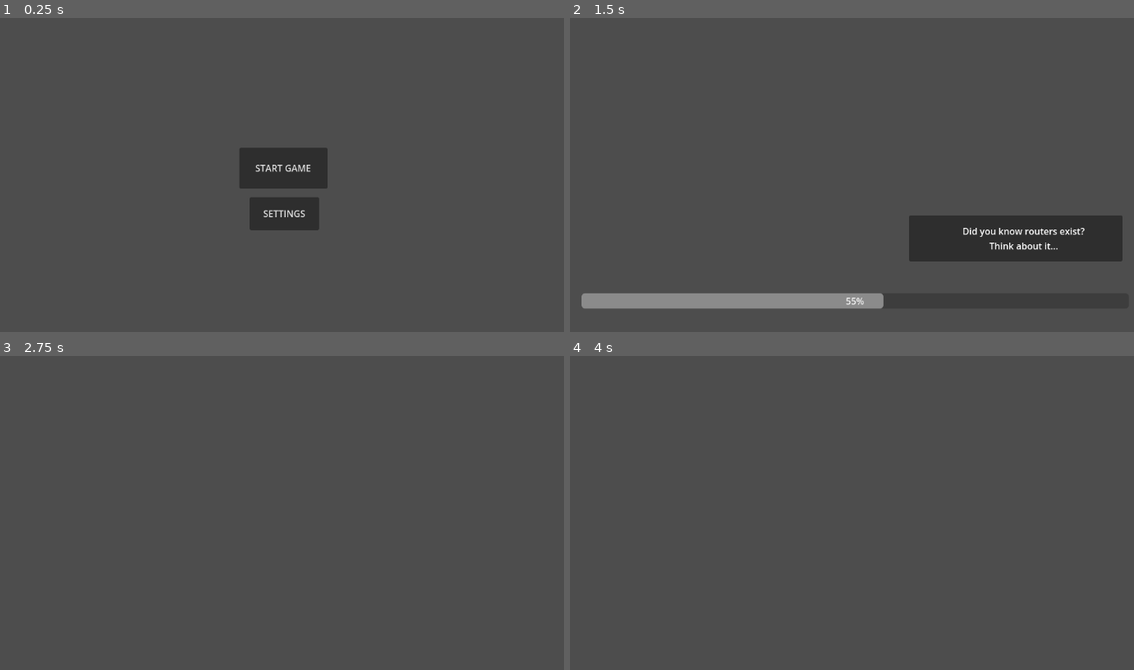
Above: before the commit, frames 1-4 (two rows, left to right).
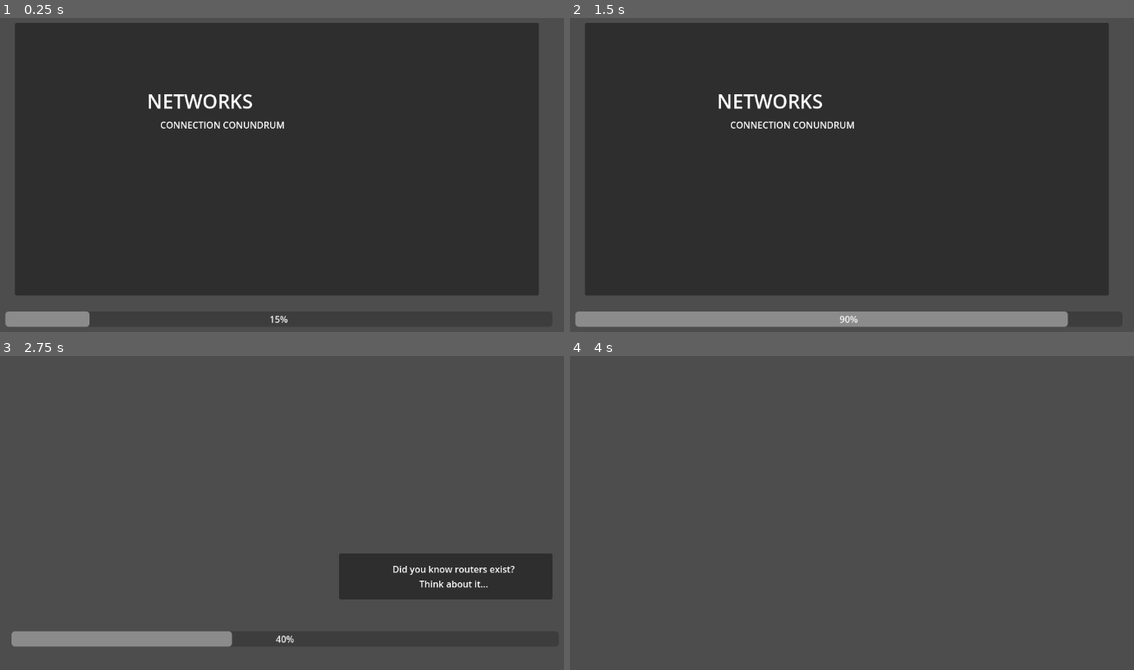
Above: after the commit, the same moments.

Repository: BcubeStudios/Netspace-Game
Game: Godot game, scene res://screens/opening.tscn
Same seed, same stepped clock (60 frames per second), same inputs: the game is played once before the commit and once after it. Before the commit the project starts from res://screens/title_screen.tscn.
Inputs (mouse positions are in pixels of both pictures, inside the frame that each line leads up to):
- Up to frame 1 (0.25 s): no input
- Up to frame 2 (1.5 s): click (852, 168) at 0.5 s, where only the run before the commit has a clickable "START GAME"
- Up to frame 3 (2.75 s): click (282, 506) at 2 s, where only the run after the commit has a clickable "START GAME"
- Up to frame 4 (4 s): no input

The runs differ from the first frame. In frame 1, 78% of the frame differs, in the area x 0-96%, y 1-99%; in frame 2, 82%, in the area x 0-98%, y 1-99%; in frame 3, 7.2%; in frame 4, nothing differs.

Commit message:
fixed global music and added opening scene

Diff:
--- a/GodotWorkspace/project.godot
+++ b/GodotWorkspace/project.godot
@@ -11,7 +11,7 @@
 [application]
 
 config/name="Se-2024-code"
-run/main_scene="res://screens/title_screen.tscn"
+run/main_scene="res://screens/opening.tscn"
 config/features=PackedStringArray("4.2", "GL Compatibility")
 config/icon="res://icon.svg"
 
--- a/GodotWorkspace/screens/credits_screen.tscn
+++ b/GodotWorkspace/screens/credits_screen.tscn
@@ -1,7 +1,7 @@
 [gd_scene load_steps=4 format=3 uid="uid://c7q35l8ctyu0e"]
 
 [ext_resource type="Script" path="res://scripts/creditsLabel.gd" id="1_x4kin"]
-[ext_resource type="Script" path="res://scripts/Button.gd" id="2_5rng6"]
+[ext_resource type="Script" path="res://scripts/button.gd" id="2_5rng6"]
 [ext_resource type="AudioStream" uid="uid://b01bpv1v7smkr" path="res://music/chiphead64 - 11pm.ogg" id="3_gg50c"]
 
 [node name="credits_screen" type="Node2D"]
--- a/GodotWorkspace/screens/demo_level.tscn
+++ b/GodotWorkspace/screens/demo_level.tscn
@@ -1,3 +1,8 @@
-[gd_scene format=3 uid="uid://ddhmuwam3lrrg"]
+[gd_scene load_steps=2 format=3 uid="uid://ddhmuwam3lrrg"]
+
+[ext_resource type="AudioStream" uid="uid://b4bqurxdcmgt" path="res://music/02 Space Riddle.ogg" id="1_4c0e6"]
 
 [node name="demo_level" type="Node2D"]
+
+[node name="AudioStreamPlayer" type="AudioStreamPlayer" parent="."]
+stream = ExtResource("1_4c0e6")
--- /dev/null
+++ b/GodotWorkspace/screens/opening.tscn
@@ -0,0 +1,36 @@
+[gd_scene load_steps=2 format=3 uid="uid://lrqxkg6ee2cu"]
+
+[ext_resource type="Script" path="res://scripts/opening.gd" id="1_n81yr"]
+
+[node name="opening" type="Node2D"]
+script = ExtResource("1_n81yr")
+
+[node name="mainPanel" type="Panel" parent="."]
+offset_left = 110.0
+offset_top = 72.0
+offset_right = 1030.0
+offset_bottom = 552.0
+
+[node name="mainLabel" type="Label" parent="mainPanel"]
+layout_mode = 0
+offset_left = 232.0
+offset_top = 114.0
+offset_right = 699.0
+offset_bottom = 211.0
+theme_override_font_sizes/font_size = 34
+text = "NETWORKS
+"
+
+[node name="subtitleLabel2" type="Label" parent="mainPanel"]
+layout_mode = 0
+offset_left = 255.0
+offset_top = 168.0
+offset_right = 474.0
+offset_bottom = 191.0
+text = "CONNECTION CONUNDRUM"
+
+[node name="ProgressBar" type="ProgressBar" parent="."]
+offset_left = 93.0
+offset_top = 580.0
+offset_right = 1054.0
+offset_bottom = 607.0
--- a/GodotWorkspace/screens/settings_menu.tscn
+++ b/GodotWorkspace/screens/settings_menu.tscn
@@ -18,9 +18,9 @@
 layout_mode = 1
 anchors_preset = -1
 anchor_left = 0.427852
-anchor_top = 0.444934
+anchor_top = 0.393539
 anchor_right = 0.604866
-anchor_bottom = 0.500734
+anchor_bottom = 0.632893
 offset_left = -4.0
 offset_top = -20.0
 offset_right = 4.0
@@ -33,9 +33,13 @@
 layout_mode = 2
 size_flags_vertical = 4
 
-[node name="ExitButton" type="Button" parent="MarginContainer/VBoxContainer"]
+[node name="ContinueButton" type="Button" parent="MarginContainer/VBoxContainer"]
 layout_mode = 2
-text = "EXIT"
+text = "CONTINUE"
+
+[node name="MainMenuButton" type="Button" parent="MarginContainer/VBoxContainer"]
+layout_mode = 2
+text = "MAIN MENU"
 
 [node name="CreditsButton" type="Button" parent="MarginContainer/VBoxContainer"]
 layout_mode = 2
@@ -55,7 +59,8 @@
 layout_mode = 2
 text = "QUIT GAME"
 
-[connection signal="pressed" from="MarginContainer/VBoxContainer/ExitButton" to="." method="_on_exit_button_pressed"]
+[connection signal="pressed" from="MarginContainer/VBoxContainer/ContinueButton" to="." method="_on_continue_button_pressed"]
+[connection signal="pressed" from="MarginContainer/VBoxContainer/MainMenuButton" to="." method="_on_exit_button_pressed"]
 [connection signal="pressed" from="MarginContainer/VBoxContainer/CreditsButton" to="." method="_on_credits_button_pressed"]
 [connection signal="drag_ended" from="MarginContainer/VBoxContainer/MusicSlider" to="." method="_on_music_slider_drag_ended"]
 [connection signal="pressed" from="MarginContainer/VBoxContainer/QuitButton" to="." method="_on_quit_button_pressed"]
--- a/GodotWorkspace/screens/title_screen.tscn
+++ b/GodotWorkspace/screens/title_screen.tscn
@@ -1,8 +1,45 @@
-[gd_scene load_steps=4 format=3 uid="uid://bndtv83sp3wfj"]
+[gd_scene load_steps=4 format=3 uid="uid://bxb6kmvkkcnqh"]
 
-[ext_resource type="Script" path="res://scripts/TitleScreen.gd" id="1_duc1c"]
 [ext_resource type="AudioStream" uid="uid://b01bpv1v7smkr" path="res://music/chiphead64 - 11pm.ogg" id="2_al1s5"]
 [ext_resource type="PackedScene" uid="uid://c6fth4mtmu8c0" path="res://screens/settings_menu.tscn" id="3_e4t44"]
+
+[sub_resource type="GDScript" id="GDScript_xfbvu"]
+script/source = "extends Control
+
+@onready var audio = $AudioStreamPlayer2D
+@onready var normal_menu =$NormalMenu
+@onready var settings_menu = $SettingsMenu
+var setting_on = false
+
+# Called when the node enters the scene tree for the first time.
+func _ready():
+	pass
+
+func _on_start_button_pressed():
+	get_tree().change_scene_to_file(\"res://screens/loading_screen.tscn\")
+	pass # Replace with function body.
+
+func _process(_delta):
+	if Input.is_action_just_pressed(\"Settings\"):
+		settingsMenu()
+
+func settingsMenu():
+	if setting_on:
+		settings_menu.hide()
+		normal_menu.show()
+		Engine.time_scale = 1
+	else :
+		normal_menu.hide()
+		settings_menu.show()
+		Engine.time_scale = 0
+	setting_on = !setting_on
+
+
+func _on_settings_button_pressed():
+	settingsMenu()
+
+
+"
 
 [node name="TitleScreen" type="Control"]
 layout_mode = 3
@@ -11,7 +48,7 @@
 anchor_bottom = 1.0
 grow_horizontal = 2
 grow_vertical = 2
-script = ExtResource("1_duc1c")
+script = SubResource("GDScript_xfbvu")
 
 [node name="AudioStreamPlayer2D" type="AudioStreamPlayer2D" parent="."]
 stream = ExtResource("2_al1s5")
--- /dev/null
+++ b/GodotWorkspace/scripts/opening.gd
@@ -0,0 +1,30 @@
+extends Node2D
+
+@onready var progressBar = $ProgressBar
+#progress bar percentage
+var percentage: int = 0
+
+# Called when the node enters the scene tree for the first time.
+#initalizes global values
+#initalises the master volume
+func _ready():
+	AudioServer.set_bus_volume_db(AudioServer.get_bus_index("Master"), -10)
+	pass
+
+#slowly loads te progress bar
+func loadBar():
+	if percentage <=100:
+		percentage += 1
+		progressBar.value = percentage
+		pass
+	else:
+		changeScene()
+
+#changes to the demo
+func changeScene():
+	get_tree().change_scene_to_file("res://screens/title_screen.tscn")
+
+# Called every frame. 'delta' is the elapsed time since the previous frame.
+func _process(_delta):
+	loadBar()
+	pass
--- a/GodotWorkspace/scripts/settings_menu.gd
+++ b/GodotWorkspace/scripts/settings_menu.gd
@@ -2,9 +2,12 @@
 
 
 @onready var main = $"../"
+@onready var musicSlider = $MarginContainer/VBoxContainer/MusicSlider
+# Called when the node enters the scene tree for the first time.
+func _ready():
+	musicSlider.value = AudioServer.get_bus_volume_db(AudioServer.get_bus_index("Master")) + 35
 
 #quits back to main menu
-#should change to go on previous scene
 func _on_exit_button_pressed():
 	get_tree().change_scene_to_file("res://screens/title_screen.tscn")
 
@@ -16,7 +19,7 @@
 #changes volume of music
 func _on_music_slider_drag_ended(value_changed):
 	if value_changed:
-		var value = $MarginContainer/VBoxContainer/MusicSlider.value - 35
+		var value = musicSlider.value - 35
 		AudioServer.set_bus_volume_db(AudioServer.get_bus_index("Master"), value)
 	else:
 		pass
@@ -24,3 +27,7 @@
 #quits game entirely
 func _on_quit_button_pressed():
 	get_tree().quit()
+
+#coninues back to where it was
+func _on_continue_button_pressed():
+	pass # Replace with function body.
Not shown, added: GodotWorkspace/music/02 Space Riddle.ogg.import
Not shown, added: GodotWorkspace/music/02 Space Riddle.ogg
